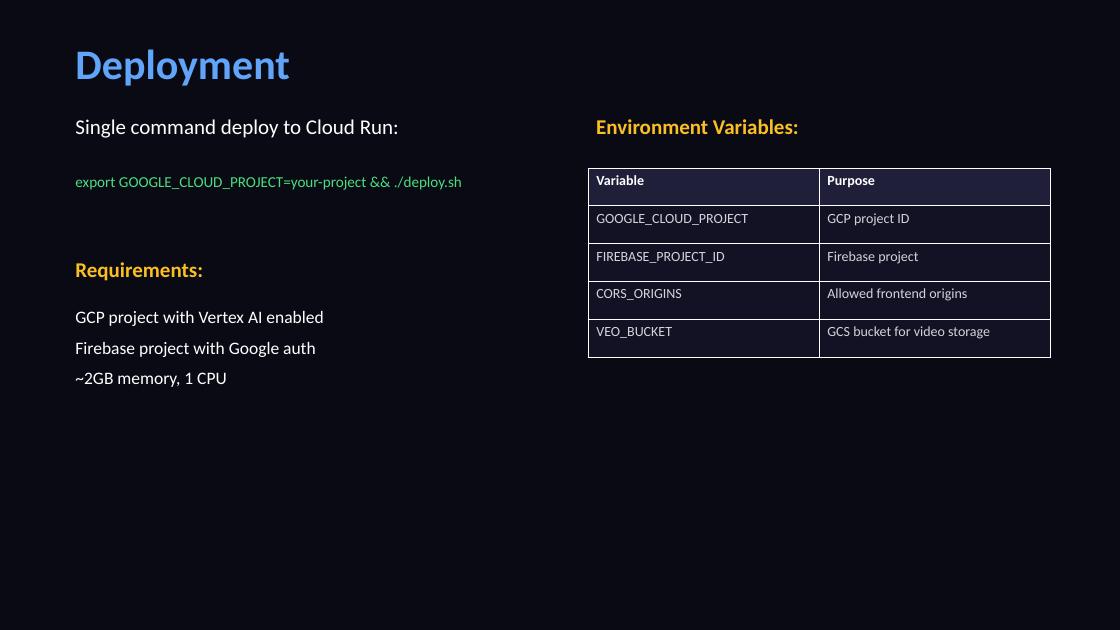
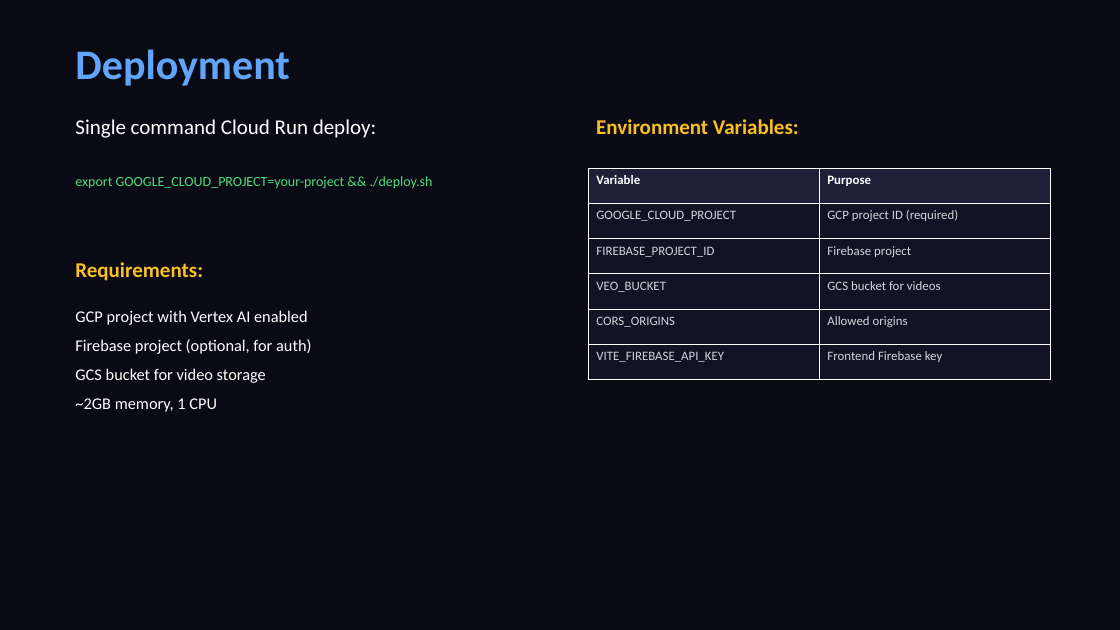
Before and after one commit to gauravz7/canvas, a slide deck: slide 13 of docs/Canvas_Product_Deck.pptx (slide 14 before the commit). Drawn at 1120x630 pixels with LibreOffice and Linux fonts; fonts in the diff are those of the drawing. Boxes give left, top, right and bottom in pixels: in the first picture for what was removed or moved away, otherwise in the second. Text is boxed around its words. In the diff, an @@ line names an element or a change of style, - is before the commit and + after.

```diff
--- a/docs/Canvas_Product_Deck.pptx
+++ b/docs/Canvas_Product_Deck.pptx
@@ text at (x1=75, y1=119, x2=376, y2=138): text changed @@
-Single command deploy to Cloud Run:
+Single command Cloud Run deploy:
@@ text "export GOOGLE_CLOUD_PROJECT=your-project && ./deploy.sh" at (x1=75, y1=176, x2=433, y2=189): size 13 to 12 pt @@
@@ table at (x1=588, y1=168, x2=1050, y2=380) @@
-row 2, column 2: GCP project ID
+row 2, column 2: GCP project ID (required)
-row 4: CORS_ORIGINS | Allowed frontend origins
-row 5: VEO_BUCKET | GCS bucket for video storage
+row 4: VEO_BUCKET | GCS bucket for videos
+row 5: CORS_ORIGINS | Allowed origins
+row 6: VITE_FIREBASE_API_KEY | Frontend Firebase key
@@ text at (x1=75, y1=310, x2=308, y2=412): size 15 to 14 pt in "GCP project with Vertex AI enabled", "~2GB memory, 1 CPU" @@
@@ text at (x1=75, y1=339, x2=311, y2=383): text changed; size 15 to 14 pt @@
-Firebase project with Google auth
+Firebase project (optional, for auth)
+GCS bucket for video storage
```
Also in this commit, not shown: 11 other slides changed, 2 slides added, 3 slides removed, 11 other files.
